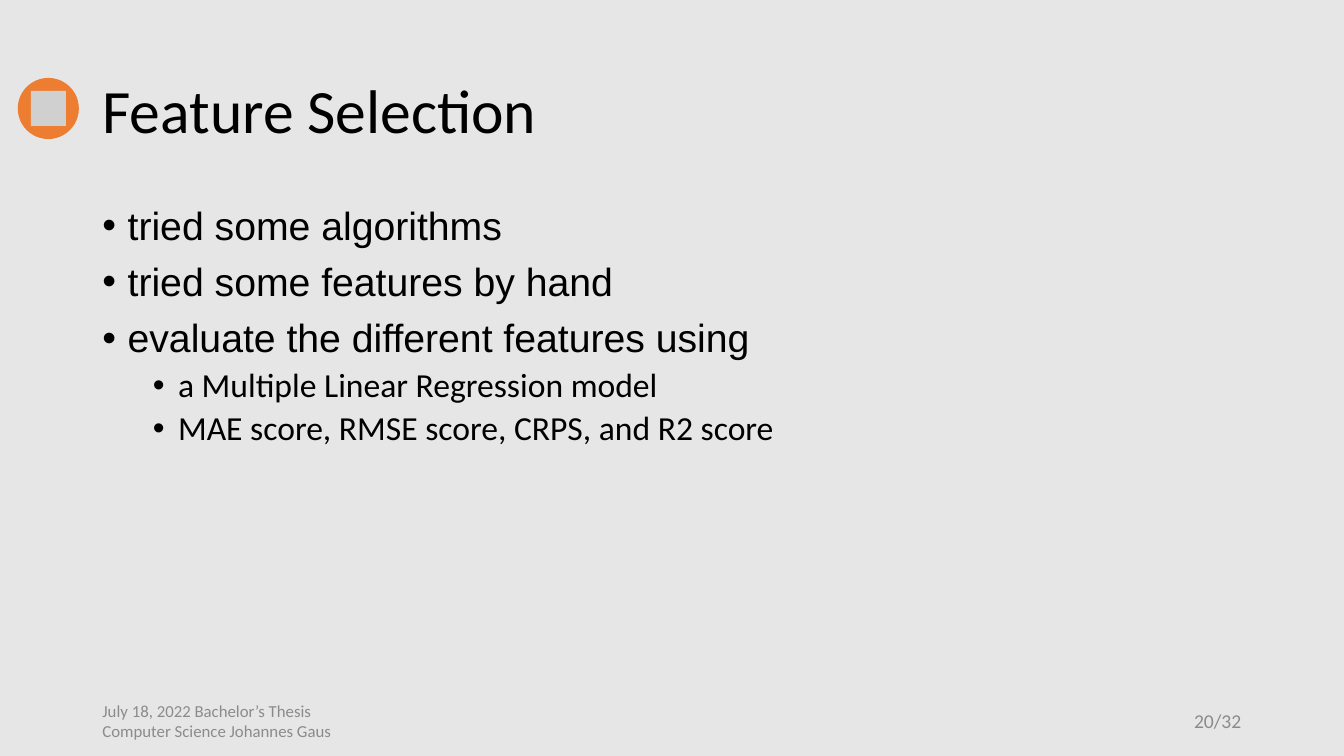
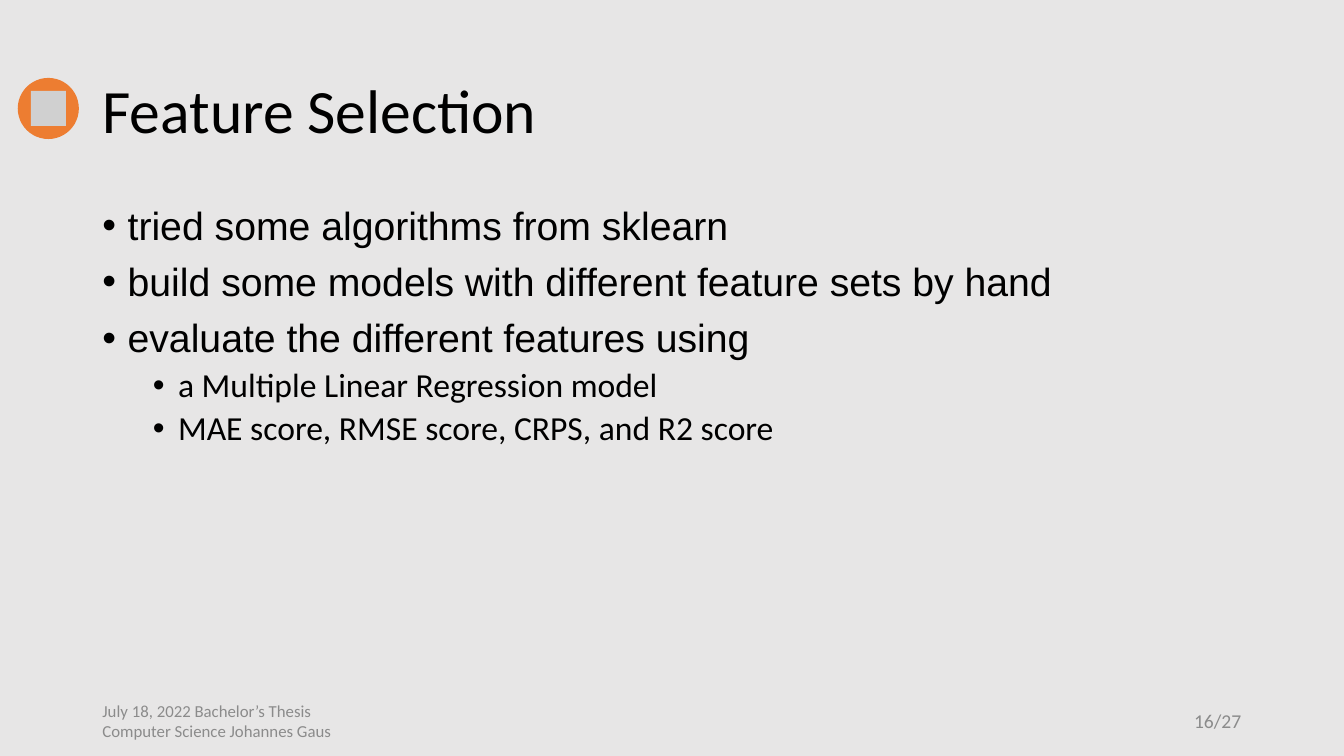
Before and after one commit to jo997/BA-WindPowerForecasting, a slide deck: slide 16 of thesis work/Thesis Defense/Thesis Defense.pptx (slide 20 before the commit). Drawn at 1344x756 pixels with LibreOffice and Linux fonts; fonts in the diff are those of the drawing; grey boxes stand for pictures. Boxes give left, top, right and bottom in pixels: in the first picture for what was removed or moved away, otherwise in the second. Text is boxed around its words. In the diff, an @@ line names an element or a change of style, - is before the commit and + after.

```diff
--- a/thesis work/Thesis Defense/Thesis Defense.pptx
+++ b/thesis work/Thesis Defense/Thesis Defense.pptx
@@ text at [128, 211, 1052, 304]: text changed @@
-• tried some algorithms
-• tried some features by hand
+• tried some algorithms from sklearn
+• build some models with different feature sets by hand
@@ page number at [1194, 714, 1241, 729]: text changed @@
-20/32
+16/27
```
Also in this commit, not shown: 13 other slides changed, 5 slides removed, 2 other files.
